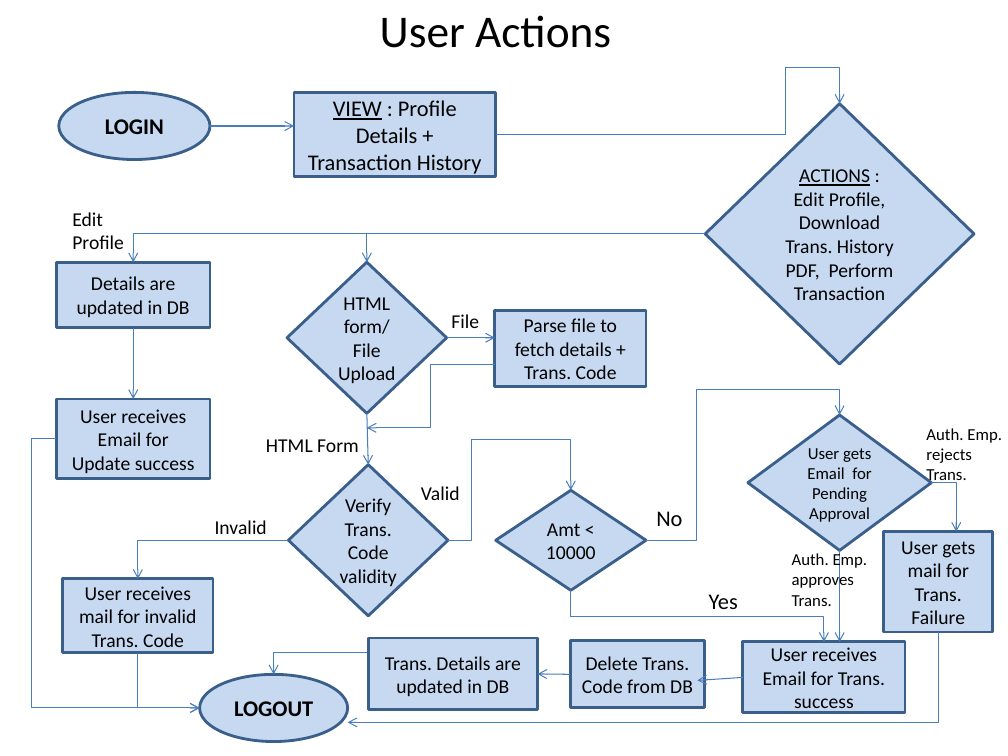
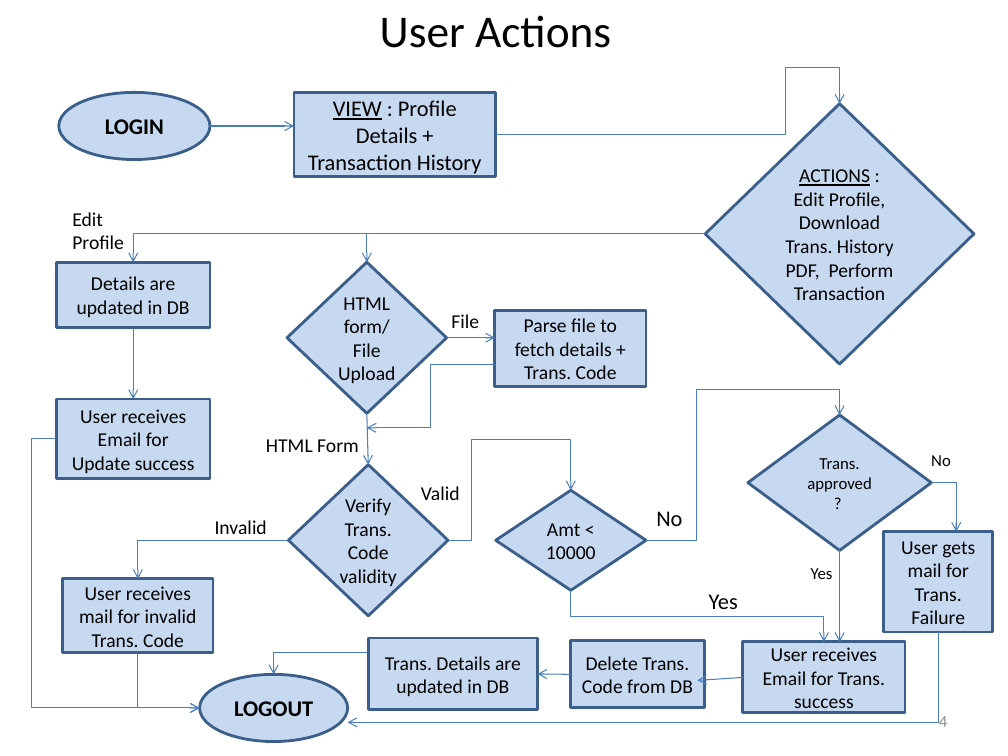
Before and after one commit to kwuerl/secure-coding-team-8, a slide deck: slide 4 of Phase1.pptx. Drawn at 1008x756 pixels with LibreOffice and Linux fonts; fonts in the diff are those of the drawing. Boxes give left, top, right and bottom in pixels: in the first picture for what was removed or moved away, otherwise in the second. Text is boxed around its words. In the diff, an @@ line names an element or a change of style, - is before the commit and + after.

```diff
--- a/Phase1.pptx
+++ b/Phase1.pptx
@@ text in diamond at [807,458,872,492]: text changed @@
-User gets Email for Pending Approval
+Trans. approved ?
@@ text at [931,455,951,466]: text changed @@
-Auth. Emp. rejects
-Trans.
+No
@@ text at [811,568,833,579]: text changed @@
-Auth. Emp. approves
-Trans.
+Yes
@@ page number added at [939,716,947,727], 12 pt, text #8C8C8C @@
+4
```
Also in this commit, not shown: 4 other slides changed, 1 slide added.
